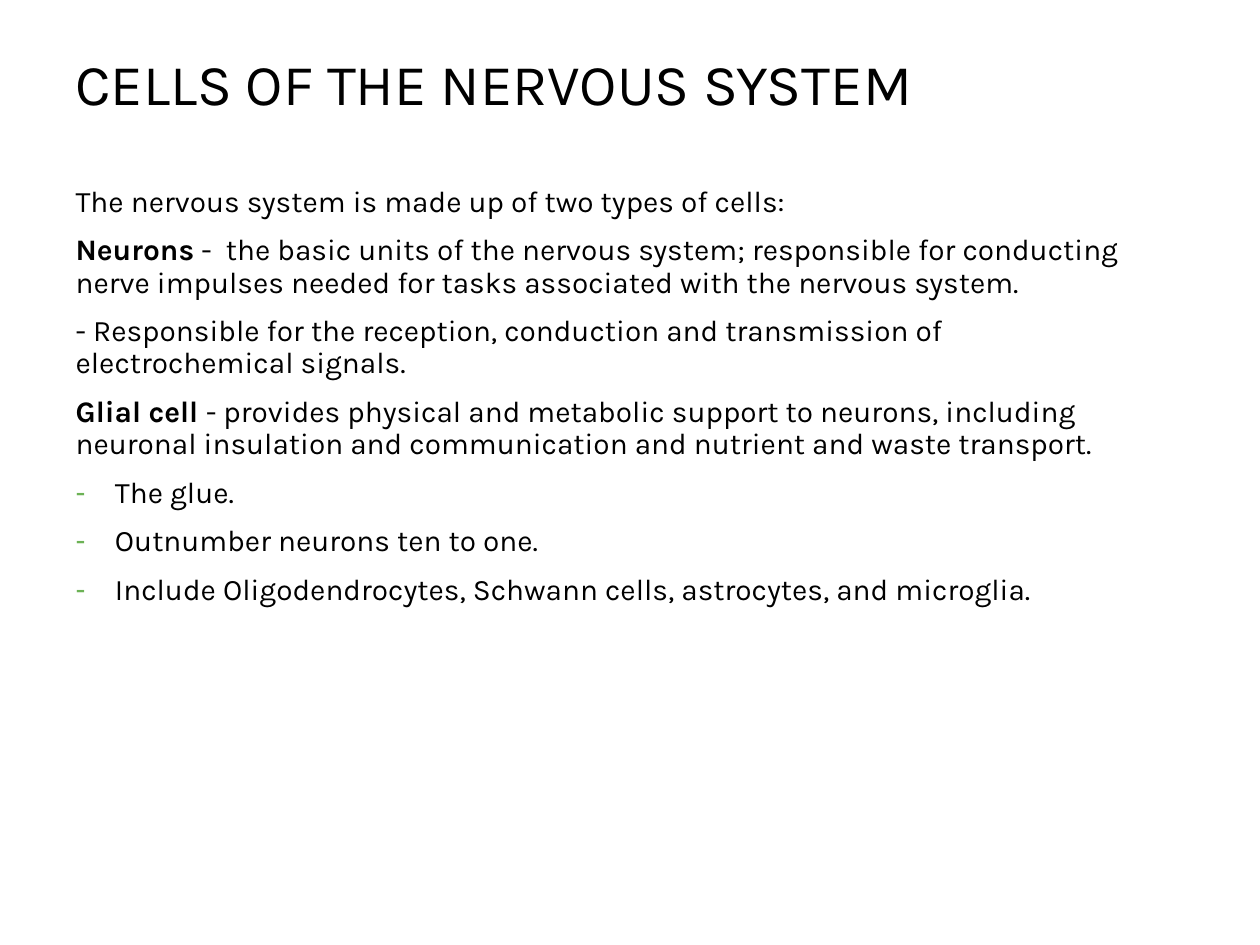
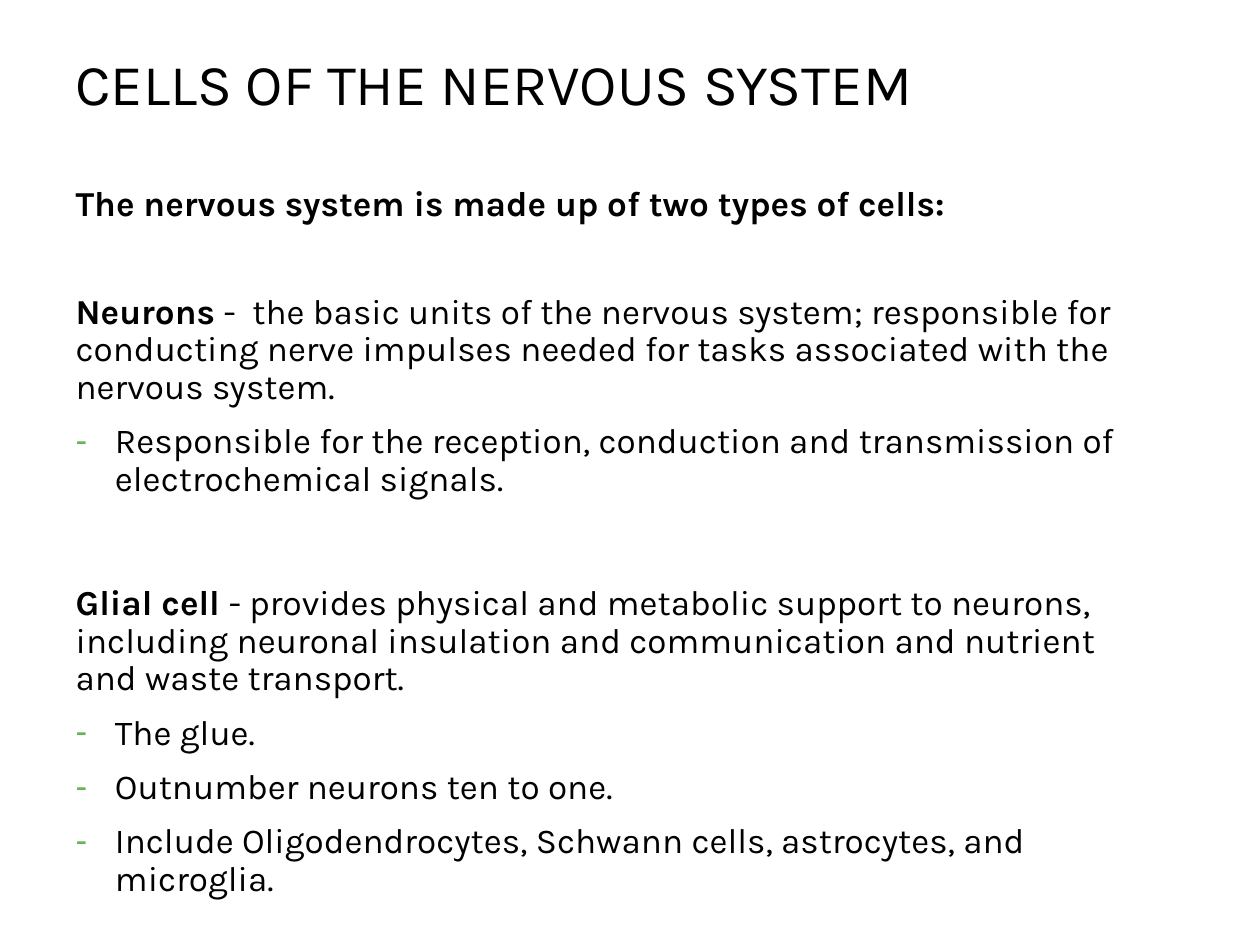
Before and after one commit to npm27/Teaching-Materials, a slide deck: slide 15 of Gen Psych II/Slides/3 Biopsychology.pptx (slide 14 before the commit). Drawn at 1260x945 pixels with LibreOffice and Linux fonts; fonts in the diff are those of the drawing. Boxes give left, top, right and bottom in pixels: in the first picture for what was removed or moved away, otherwise in the second. Text is boxed around its words. In the diff, an @@ line names an element or a change of style, - is before the commit and + after.

```diff
--- a/Gen Psych II/Slides/3 Biopsychology.pptx
+++ b/Gen Psych II/Slides/3 Biopsychology.pptx
@@ text at (76,191,1111,862): size 17 to 20 pt in "The nervous system is made up of ...", "Neurons - the basic units of the ...", "Glial cell - provides physical and metabolic ...", "The glue." and 2 more places; bold on in "The nervous system is made up of ..." @@
@@ text at (115,429,1114,500): text changed; size 17 to 20 pt @@
-- Responsible for the reception, conduction and transmission of electrochemical signals.
+– Responsible for the reception, conduction and transmission of electrochemical signals.
```
Also in this commit, not shown: 20 other slides changed, 5 slides added, 1 slide removed, 3 other files.
